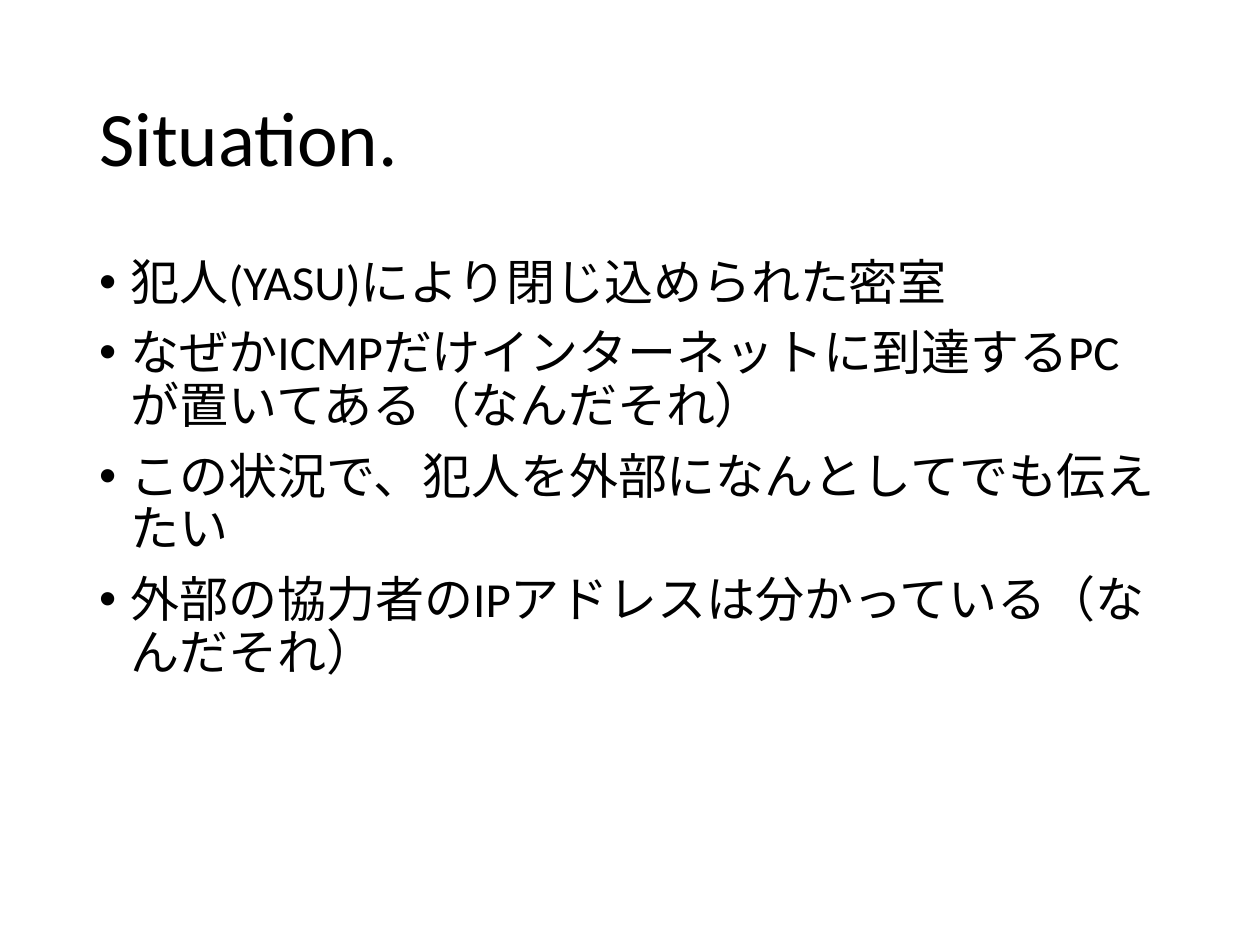
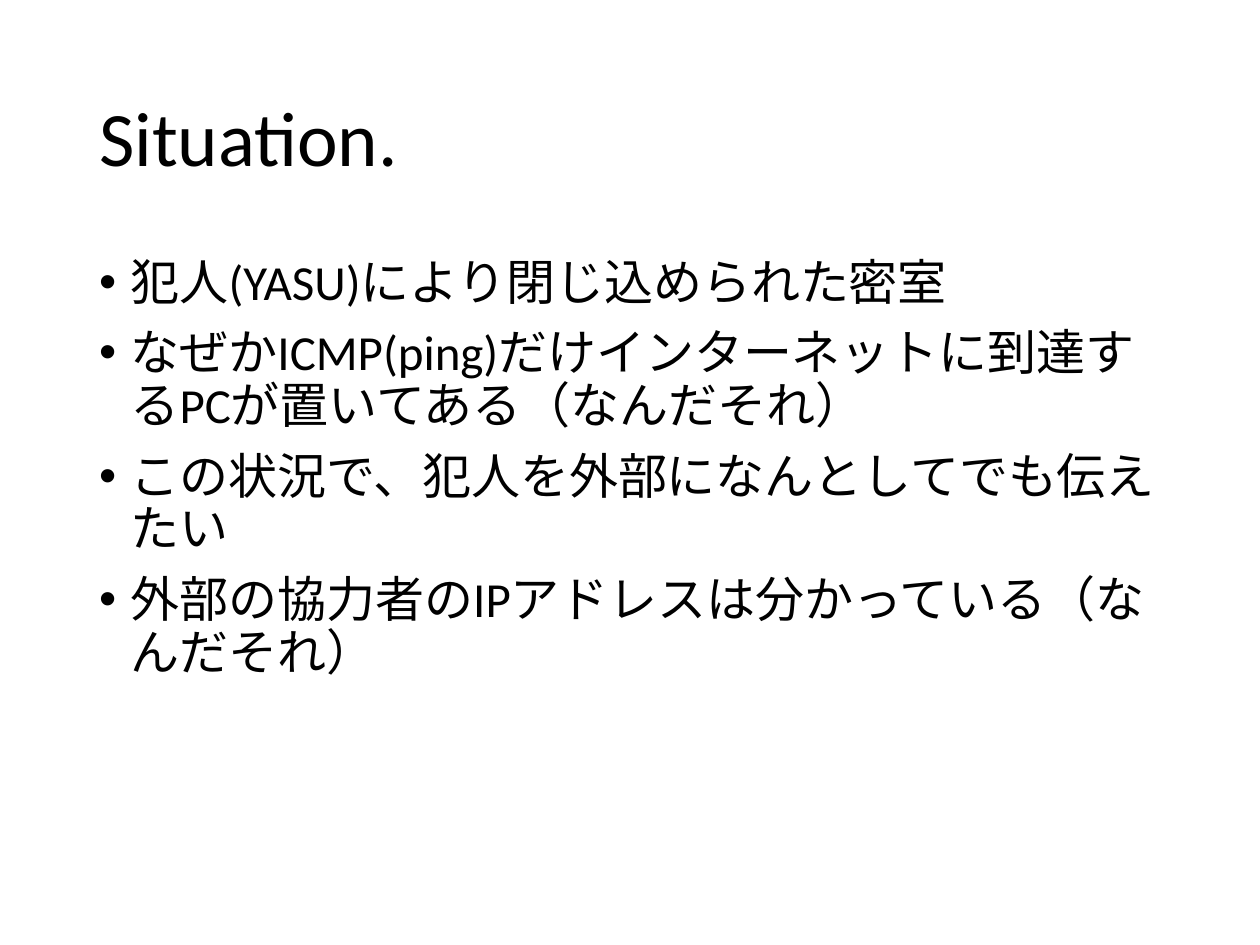
Before and after one commit to ozuma/sumida_sec, a slide deck: slide 5 of 2015-no.2/ppt/00_ozuma.pptx (slide 4 before the commit). Drawn at 1260x945 pixels with LibreOffice and Linux fonts; fonts in the diff are those of the drawing. Boxes give left, top, right and bottom in pixels: in the first picture for what was removed or moved away, otherwise in the second. Text is boxed around its words. In the diff, an @@ line names an element or a change of style, - is before the commit and + after.

```diff
--- a/2015-no.2/ppt/00_ozuma.pptx
+++ b/2015-no.2/ppt/00_ozuma.pptx
@@ text at (131,328,1135,428): text changed @@
-• なぜかICMPだけインターネットに到達するPCが置いてある（なんだそれ）
+• なぜかICMP(ping)だけインターネットに到達するPCが置いてある（なんだそれ）
```
Also in this commit, not shown: 5 other slides changed, 7 slides added.
